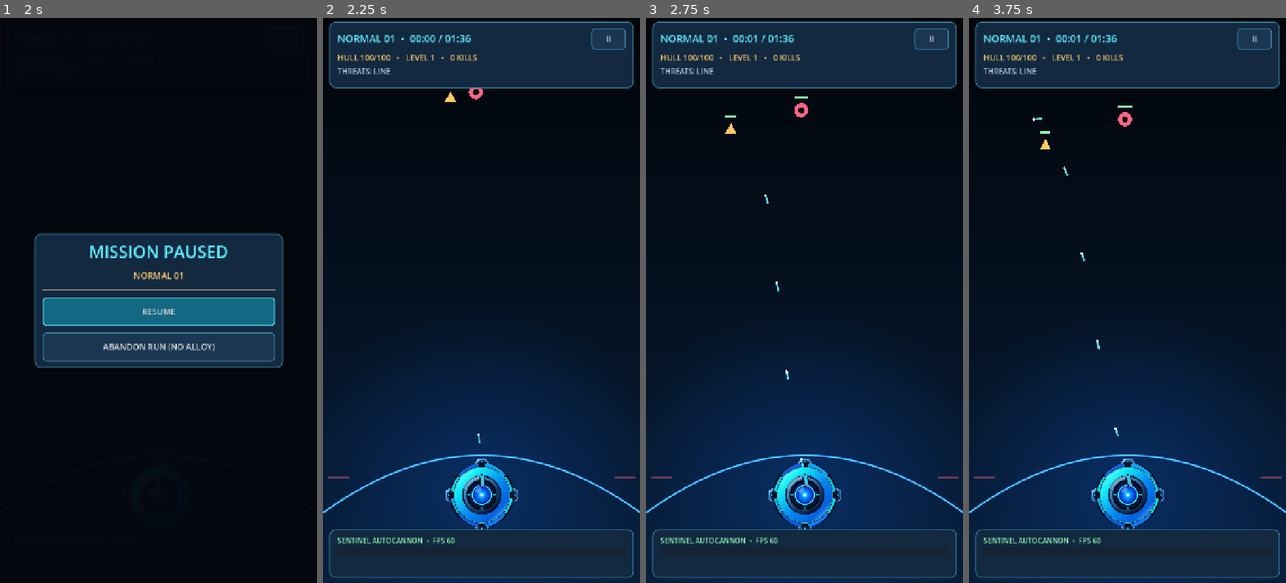
Above: before the commit, frames 1-4 (left to right).
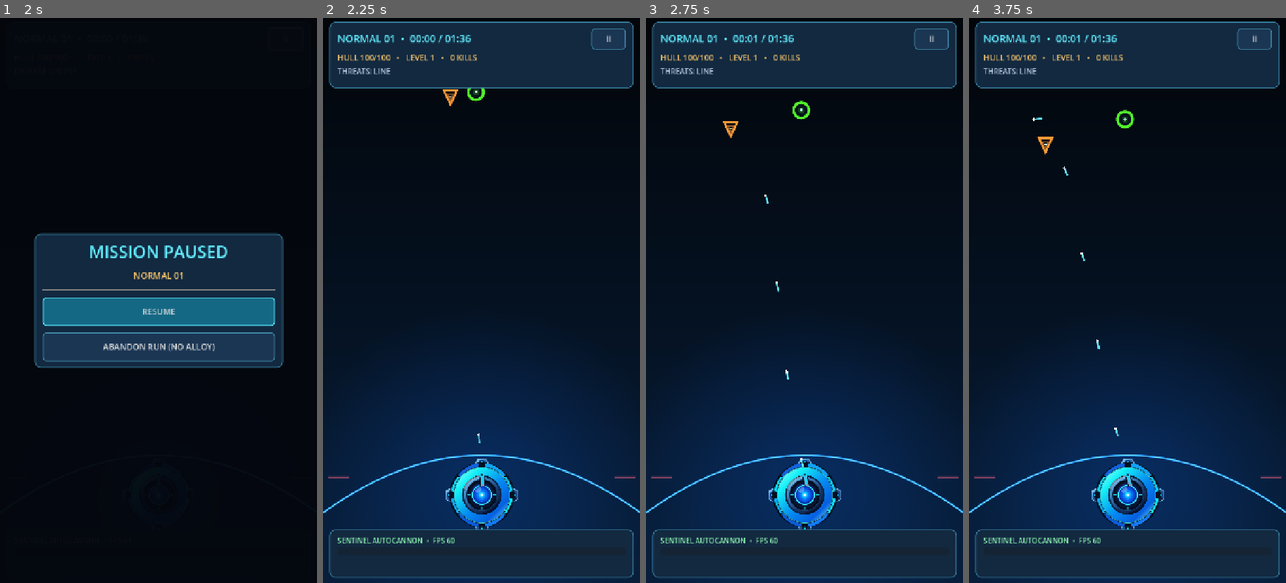
Above: after the commit, the same moments.

Repository: dante-souza/bastion_zero
Game: Godot game, scene res://scenes/main.tscn
The game is run twice, just before and just after one commit, with the same random seed, the same clock (stepped at 60 frames per second) and the same inputs.
Inputs:
- Up to frame 1 (2 s): click "DEPLOY • NORMAL 01" at 0.5 s; click "II" at 1.25 s
- Up to frame 2 (2.25 s): click "RESUME" at 2 s
- Up to frame 3 (2.75 s): no input
- Up to frame 4 (3.75 s): click "II" at 2.75 s; click "RESUME" at 3.5 s

Frame 1 is identical in both runs. In frame 2, 0.2% of the frame differs, in the area x 37-52%, y 12-16%; in frame 3, 0.3%; in frame 4, 0.3%, in the area x 21-53%, y 15-25%.

Commit message:
feat(visual): distinct high-contrast enemy silhouettes and focused health bars

Diff:
--- a/scripts/arena.gd
+++ b/scripts/arena.gd
@@ -686,35 +686,8 @@
         GuardianRenderer.sentinel_barrel_count(int(levels.get("gun", 1)), int(levels.get("gun_volley", 0))),
         gun_visual_lanes, damage_fraction)
     for enemy in enemies:
-        var at: Vector2 = enemy["pos"]
-        var radius: float = enemy["radius"]
-        var shade: Color = VisualProfile.enemy_tint(String(enemy["kind"]))
-        if float(enemy["slow"]) > 0.0:
-            draw_arc(at, radius + 10.0, 0, TAU, 22, GREEN, 2.0, true)
-        match String(enemy["kind"]):
-            "runner":
-                draw_colored_polygon(PackedVector2Array([at + Vector2(0, -radius), at + Vector2(radius, radius), at + Vector2(-radius, radius)]), shade)
-            "tank":
-                draw_rect(Rect2(at - Vector2(radius, radius), Vector2(radius * 2, radius * 2)), shade, true)
-                draw_rect(Rect2(at - Vector2(radius * 0.5, radius * 0.5), Vector2(radius, radius)), DARK, true)
-            "elite":
-                draw_arc(at, radius + 12 + sin(_visual_clock * 3.0) * 3.0, 0, TAU, 48, shade, 3.0, true)
-                draw_circle(at, radius, shade)
-                draw_circle(at, radius * 0.48, DARK)
-            _:
-                draw_circle(at, radius, shade)
-                draw_circle(at, radius * 0.44, DARK)
-        if float(enemy["flash"]) > 0.0:
-            draw_arc(at, radius + 5.0, 0, TAU, 26, Color(1, 1, 1, 0.8), 2.4, true)
-        if enemy["kind"] == "tank":
-            draw_arc(at, radius + 7.0, 0, TAU, 24, Color("#8a9ee2"), 2.0, true)
-        if enemy["kind"] == "elite" and _elite_enraged:
-            draw_arc(at, radius + 21.0, 0, TAU, 36, RED, 4.0, true)
-        var fraction: float = clampf(float(enemy["hp"]) / float(enemy["max_hp"]), 0.0, 1.0)
-        draw_rect(Rect2(at + Vector2(-radius, -radius - 16), Vector2(radius * 2.0, 5)), Color("#29374b"), true)
-        draw_rect(Rect2(at + Vector2(-radius, -radius - 16), Vector2(radius * 2.0 * fraction, 5)), GREEN, true)
-        if int(enemy["id"]) == focused_id:
-            draw_arc(at, radius + 18.0, 0, TAU, 36, GOLD, 3.0, true)
+        EnemyRenderer.draw_to(self, enemy, low_fx, _visual_clock,
+            int(enemy["id"]) == focused_id, _elite_enraged)
     for bullet in projectiles:
         var pos: Vector2 = bullet["pos"]
         if bullet["kind"] == "gun":
--- /dev/null
+++ b/scripts/enemy_renderer.gd
@@ -0,0 +1,128 @@
+class_name EnemyRenderer
+extends RefCounted
+
+## Phase C: original geometric enemies; no enemy gameplay logic lives here.
+## radius is the *existing collision radius*; geometry can be modestly larger
+## for small-screen readability without changing hits, targeting, or damage.
+const GRUNT_VISUAL_MIN := 19.0
+const RUNNER_VISUAL_MIN := 19.0
+const TANK_VISUAL_MIN := 27.0
+const ELITE_VISUAL_MIN := 48.0
+const HEALTH_BAR_WIDTH := 5.0
+
+static func visual_radius(kind: String, collision_radius: float) -> float:
+    match kind:
+        "runner": return maxf(RUNNER_VISUAL_MIN, collision_radius)
+        "tank": return maxf(TANK_VISUAL_MIN, collision_radius)
+        "elite": return maxf(ELITE_VISUAL_MIN, collision_radius)
+    return maxf(GRUNT_VISUAL_MIN, collision_radius)
+
+
+static func show_health(kind: String, fraction: float, focused: bool) -> bool:
+    # Suppress the floating full-HP bar on undamaged small swarms.
+    return kind == "tank" or kind == "elite" or focused or fraction < 0.999
+
+
+static func triangle_vertices(at: Vector2, size: float) -> PackedVector2Array:
+    # Fast units move downward; their points face downward too.
+    return PackedVector2Array([
+        at + Vector2(0.0, size),
+        at + Vector2(-size * 0.78, -size * 0.68),
+        at + Vector2(size * 0.78, -size * 0.68)
+    ])
+
+
+static func draw_to(
+        canvas: CanvasItem, enemy: Dictionary, reduced_fx: bool,
+        visual_time: float, is_focused: bool, elite_enraged: bool) -> void:
+    var kind: String = String(enemy["kind"])
+    var at: Vector2 = enemy["pos"]
+    var collision_radius: float = float(enemy["radius"])
+    var radius: float = visual_radius(kind, collision_radius)
+    var tint: Color = VisualProfile.enemy_tint(kind)
+    var interior: Color = VisualProfile.ENEMY_INTERIOR
+
+    if float(enemy["slow"]) > 0.0:
+        canvas.draw_arc(at, radius + 8.0, 0.0, TAU, 20, VisualProfile.ENEMY_SLOWED, 2.0, true)
+
+    match kind:
+        "runner":
+            var vertices := triangle_vertices(at, radius)
+            if not reduced_fx:
+                canvas.draw_colored_polygon(vertices, Color(tint.r, tint.g, tint.b, 0.18))
+            canvas.draw_polyline(_closed(vertices), tint, 3.5, true)
+            var inner := triangle_vertices(at + Vector2(0, 1), radius * 0.45)
+            canvas.draw_polyline(_closed(inner), Color(tint.r, tint.g, tint.b, 0.62), 1.4, true)
+            canvas.draw_circle(at + Vector2(0, 1), 2.3, VisualProfile.ENEMY_CENTER)
+        "tank":
+            var side: float = radius * 0.87
+            canvas.draw_rect(Rect2(at - Vector2.ONE * side, Vector2.ONE * side * 2.0),
+                interior, true)
+            canvas.draw_rect(Rect2(at - Vector2.ONE * side, Vector2.ONE * side * 2.0),
+                tint, false, 4.0, true)
+            var diamond := PackedVector2Array([
+                at + Vector2(0, -radius * 0.64),
+                at + Vector2(radius * 0.64, 0),
+                at + Vector2(0, radius * 0.64),
+                at + Vector2(-radius * 0.64, 0)
+            ])
+            canvas.draw_polyline(_closed(diamond), VisualProfile.TANK_SHIELD, 2.5, true)
+            canvas.draw_line(at + Vector2(-radius * 0.39, 0), at + Vector2(radius * 0.39, 0),
+                tint, 2.0, true)
+            canvas.draw_circle(at, 3.4, VisualProfile.ENEMY_CENTER)
+        "elite":
+            _draw_elite(canvas, at, radius, visual_time, elite_enraged, reduced_fx)
+        _:
+            canvas.draw_circle(at, radius, interior)
+            canvas.draw_arc(at, radius - 1.5, 0.0, TAU, 26, tint, 5.0, true)
+            canvas.draw_circle(at, radius * 0.38, Color(tint.r, tint.g, tint.b, 0.23))
+            canvas.draw_circle(at, 3.0, VisualProfile.ENEMY_CENTER)
+
+    if float(enemy["flash"]) > 0.0:
+        canvas.draw_arc(at, radius + 4.0, 0.0, TAU, 24,
+            Color(1.0, 1.0, 1.0, 0.92), 2.5, true)
+
+    if is_focused:
+        canvas.draw_arc(at, radius + 11.0, 0.0, TAU, 28,
+            VisualProfile.TARGET_LOCK, 2.5, true)
+
+    var fraction: float = clampf(float(enemy["hp"]) / maxf(1.0, float(enemy["max_hp"])), 0.0, 1.0)
+    if show_health(kind, fraction, is_focused):
+        var bar_width: float = radius * 2.0
+        var upper: Vector2 = at + Vector2(-radius, -radius - 16.0)
+        canvas.draw_rect(Rect2(upper, Vector2(bar_width, HEALTH_BAR_WIDTH)),
+            VisualProfile.HEALTH_TRACK, true)
+        canvas.draw_rect(Rect2(upper, Vector2(bar_width * fraction, HEALTH_BAR_WIDTH)),
+            VisualProfile.HEALTH_FILL, true)
+
+
+static func _draw_elite(
+        canvas: CanvasItem, at: Vector2, radius: float,
+        visual_time: float, enraged: bool, reduced_fx: bool) -> void:
+    var pink: Color = VisualProfile.ELITE
+    var ember: Color = VisualProfile.ELITE_ORANGE
+    canvas.draw_circle(at, radius, VisualProfile.ENEMY_INTERIOR)
+    canvas.draw_arc(at, radius, 0.0, TAU, 42, ember, 3.0, true)
+    # Quarter arcs are distinctive even at thumbnail size; no particle shower.
+    for i in range(4):
+        var angle: float = float(i) * TAU / 4.0 + 0.11
+        var first: float = angle + 0.07
+        var last: float = angle + TAU / 4.0 - 0.20
+        canvas.draw_arc(at, radius * 0.82, first, last, 10, pink, 6.0, true)
+
+    var pulse: float = 0.5 + 0.5 * sin(visual_time * 2.0)
+    canvas.draw_arc(at, radius * 0.47, 0.0, TAU, 26, pink, 3.0, true)
+    canvas.draw_circle(at, radius * 0.23, ember)
+    canvas.draw_circle(at, 5.0, VisualProfile.ENEMY_INTERIOR)
+    if not reduced_fx:
+        canvas.draw_arc(at, radius + 7.0 + 1.5 * pulse,
+            0.0, TAU, 32, Color(1.0, 0.41, 0.56, 0.26), 2.5, true)
+    if enraged:
+        canvas.draw_arc(at, radius + 11.0, 0.0, TAU, 36, VisualProfile.ENEMY_ENRAGED, 4.0, true)
+        canvas.draw_circle(at, 4.0, VisualProfile.ENEMY_CENTER)
+
+
+static func _closed(vertices: PackedVector2Array) -> PackedVector2Array:
+    var result: PackedVector2Array = vertices.duplicate()
+    result.append(vertices[0])
+    return result
--- a/scripts/visual_profile.gd
+++ b/scripts/visual_profile.gd
@@ -26,10 +26,19 @@
 const GUARDIAN_EYE := Color("#DAFFFF")
 const GUARDIAN_DAMAGE := Color("#FF6379")
 const TARGET_LOCK := Color("#ffca66")
-const RUNNER := Color("#ffca66")
-const TANK := Color("#7894ff")
-const ELITE := Color("#e888ff")
-const GRUNT := Color("#ff6486")
+# Phase C enemy silhouette tokens match approved broad color directions.
+const RUNNER := Color("#FF9A37")
+const TANK := Color("#F4DE45")
+const TANK_SHIELD := Color("#FFF19B")
+const ELITE := Color("#F66AD9")
+const ELITE_ORANGE := Color("#FF793D")
+const GRUNT := Color("#52F52A")
+const ENEMY_INTERIOR := Color("#06131B")
+const ENEMY_CENTER := Color("#C8FFFF")
+const ENEMY_SLOWED := Color("#47E7A8")
+const ENEMY_ENRAGED := Color("#FF4768")
+const HEALTH_TRACK := Color("#273A4B")
+const HEALTH_FILL := Color("#7BF5A6")
 const HIT := Color("#ffffff")
 const GUN_TRACER := Color("#5feeff")
 
--- a/tests/test_smoke.gd
+++ b/tests/test_smoke.gd
@@ -94,6 +94,20 @@
     _expect(is_equal_approx(GameCatalog.damage_factor("tank", "beam"), 0.72), "tank armor resists beams")
     _expect(GameCatalog.damage_factor("tank", "volley") > 1.0, "Comet Volley counters tank armor")
     _expect(GameCatalog.damage_factor("runner", "arc") > 1.0, "Arc Relay counters runners")
+    _expect(VisualProfile.GRUNT == Color("#52F52A"), "Phase C grunts use neon green")
+    _expect(VisualProfile.RUNNER == Color("#FF9A37"), "Phase C runners use orange")
+    _expect(VisualProfile.TANK == Color("#F4DE45"), "Phase C armored enemies use gold")
+    _expect(VisualProfile.ELITE != VisualProfile.GRUNT and VisualProfile.ELITE != VisualProfile.RUNNER, "elites have distinct magenta identity")
+    _expect(EnemyRenderer.visual_radius("runner", 12.0) >= 18.0, "small runners remain visible on J8")
+    _expect(EnemyRenderer.visual_radius("grunt", 16.0) >= 18.0, "grunt ring remains visible on J8")
+    _expect(EnemyRenderer.visual_radius("tank", 27.0) == 27.0, "armored silhouette uses existing tank scale")
+    _expect(EnemyRenderer.visual_radius("elite", 48.0) == 48.0, "elite scale unchanged")
+    var triangle: PackedVector2Array = EnemyRenderer.triangle_vertices(Vector2(80.0, 80.0), 19.0)
+    _expect(triangle.size() == 3 and triangle[0].y > triangle[1].y, "runner geometry forms forward/down-pointing triangle")
+    _expect(not EnemyRenderer.show_health("grunt", 1.0, false), "full-health grunts omit noisy floating bars")
+    _expect(EnemyRenderer.show_health("grunt", 0.70, false), "damaged grunts reveal their real health")
+    _expect(EnemyRenderer.show_health("runner", 1.0, true), "focused runner shows health bar")
+    _expect(EnemyRenderer.show_health("elite", 1.0, false), "elites always show health bar")
     var gun_battle := Arena.new()
     root.add_child(gun_battle)
     gun_battle.begin_run({"hull": 0, "damage": 0}, 1, true)
@@ -214,6 +228,10 @@
     _expect(arena.stage == 1 and arena.levels["gun"] == 1 and arena.levels["beam"] == 0, "machinegun is built in and Prism is locked")
     arena._spawn_enemy("runner", 210.0, 140.0)
     _expect(arena.enemies.size() == 1 and Vector2(arena.enemies[0]["pos"]).y < GameCatalog.GUARDIAN.y, "enemy spawns above Guardian")
+    _expect(float(arena.enemies[0]["radius"]) == 12.0, "runner collision size is unchanged by its enlarged outline")
+    arena._spawn_enemy("grunt", 300.0, 140.0)
+    _expect(float(arena.enemies.back()["radius"]) == 16.0, "grunt collision size unchanged")
+    arena.enemies.pop_back()
     var breach_visual := Arena.new()
     root.add_child(breach_visual)
     breach_visual.begin_run({}, 1, true)
Not shown, changed: README.md
Not shown, added: docs/VISUAL-PHASE-C.md
